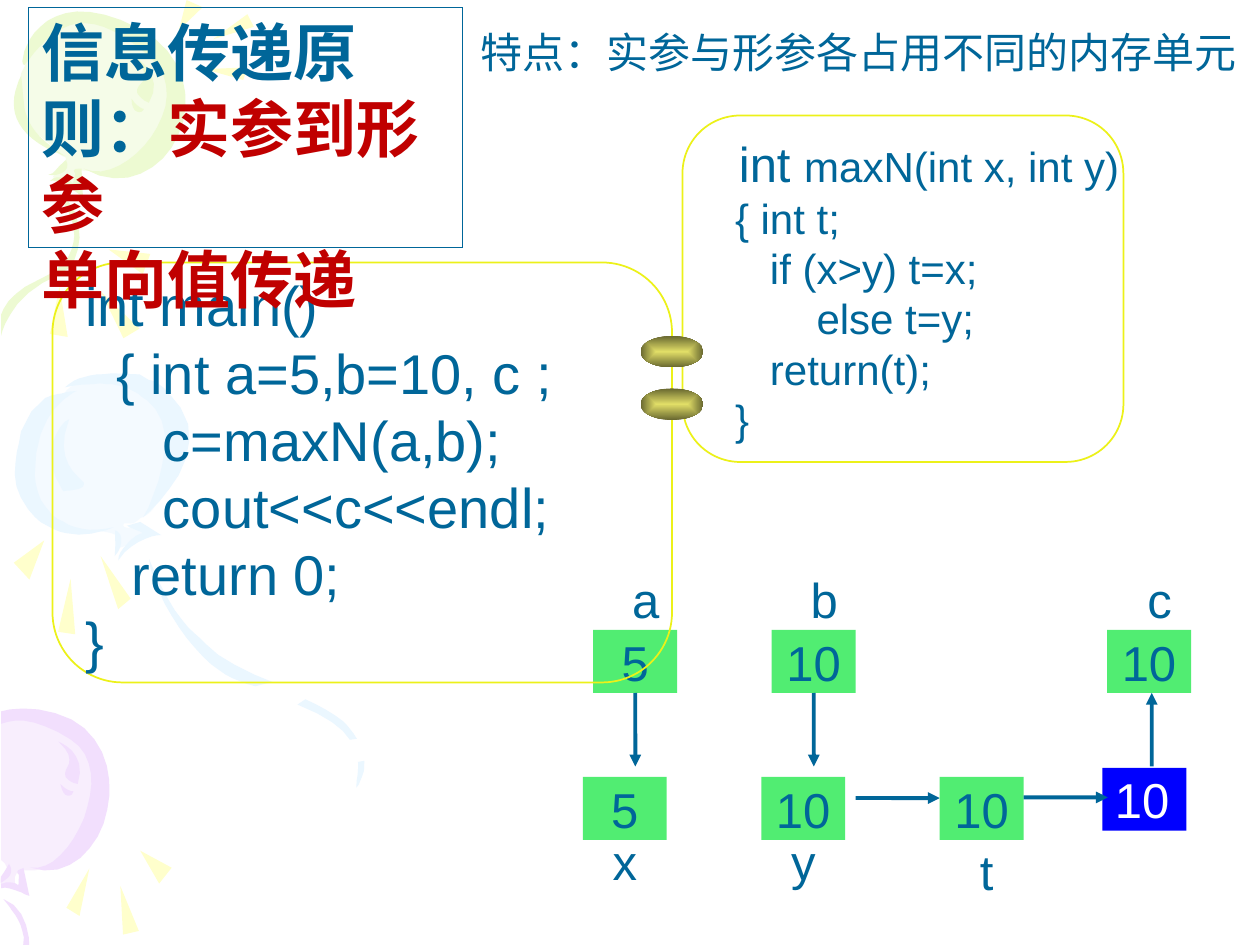
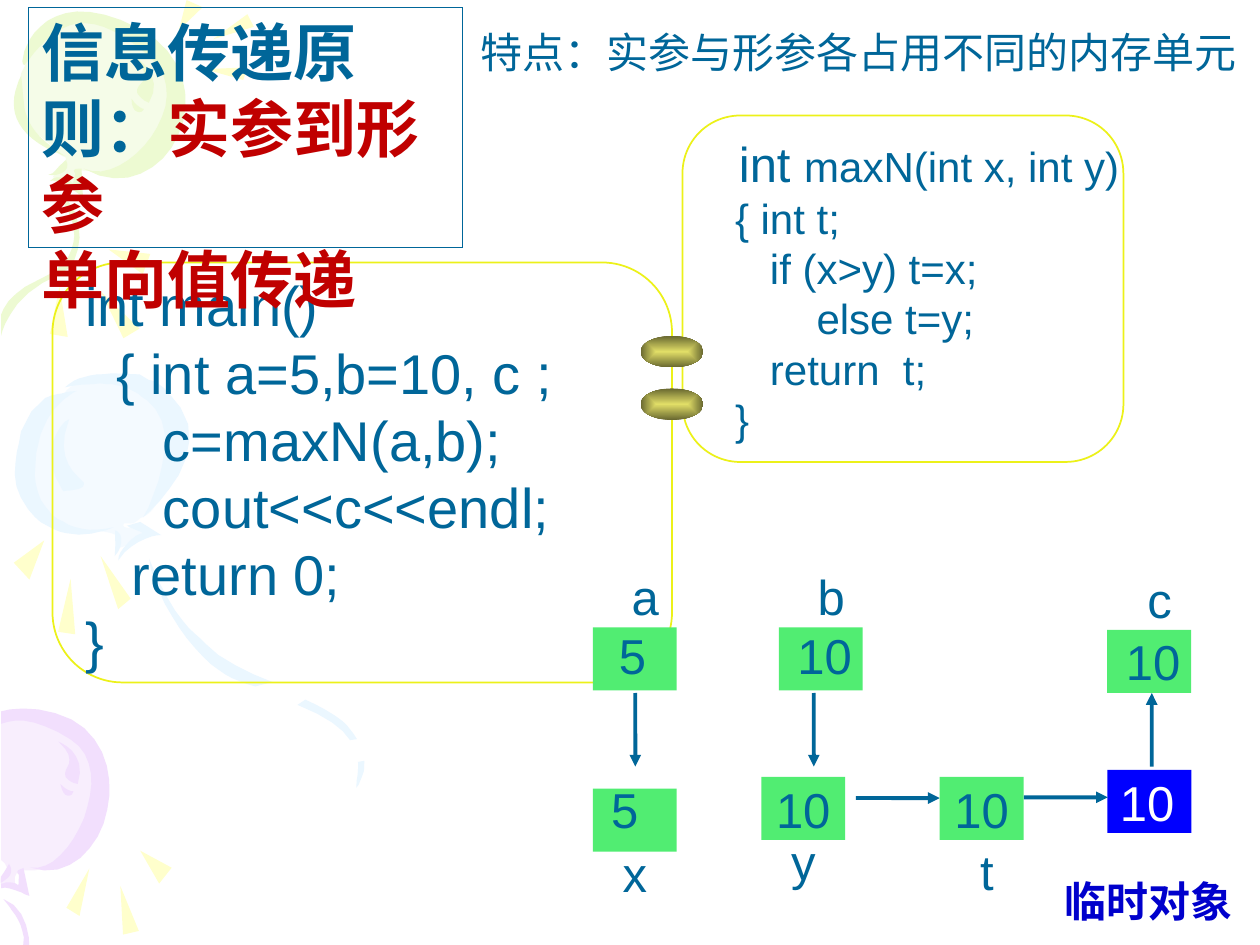
Before and after one commit to Changhe160/Changhe160.github.io, a slide deck: slide 15 of teachingRes/Cplusplus/unit03函数.ppt. Drawn at 1260x945 pixels with LibreOffice and Linux fonts; fonts in the diff are those of the drawing. Boxes give left, top, right and bottom in pixels: in the first picture for what was removed or moved away, otherwise in the second. Text is boxed around its words. In the diff, an @@ line names an element or a change of style, - is before the commit and + after.

```diff
--- a/teachingRes/Cplusplus/unit03函数.ppt
+++ b/teachingRes/Cplusplus/unit03函数.ppt
@@ text in rounded rectangle at [770,357,926,391]: text changed @@
-return(t);
+return t;
@@ text "b": place and size @@
-text "b" at [811,582,838,619]
+text "b" at [818,579,845,616]
@@ rectangle: place and size @@
-rectangle at [771,630,856,693]
+rectangle at [779,627,863,690]
@@ text "5": place and size @@
-text "5" at [622,647,649,682]
+text "5" at [619,640,646,675]
@@ text "10": place and size @@
-text "10" at [786,647,840,682]
+text "10" at [797,640,851,675]
@@ text "10": place and size @@
-text "10" at [1122,647,1176,682]
+text "10" at [1126,646,1180,681]
@@ rectangle "10": place and size @@
-rectangle "10" at [1102,767,1187,830]
+rectangle "10" at [1108,770,1192,833]
@@ rectangle: place and size @@
-rectangle at [583,777,668,840]
+rectangle at [592,789,677,852]
@@ text "x": place and size @@
-text "x" at [613,854,638,880]
+text "x" at [623,866,648,892]
@@ text added at [1064,881,1232,921], 24 pt, text #0000CC, bold @@
+临时对象
```
Also in this commit, not shown: 89 other slides changed.
